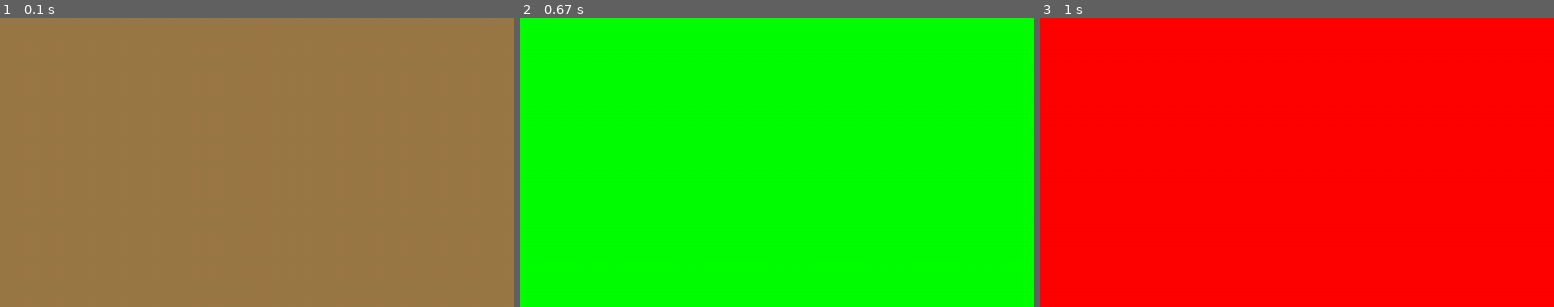
Above: before the commit, frames 1-3 (left to right).
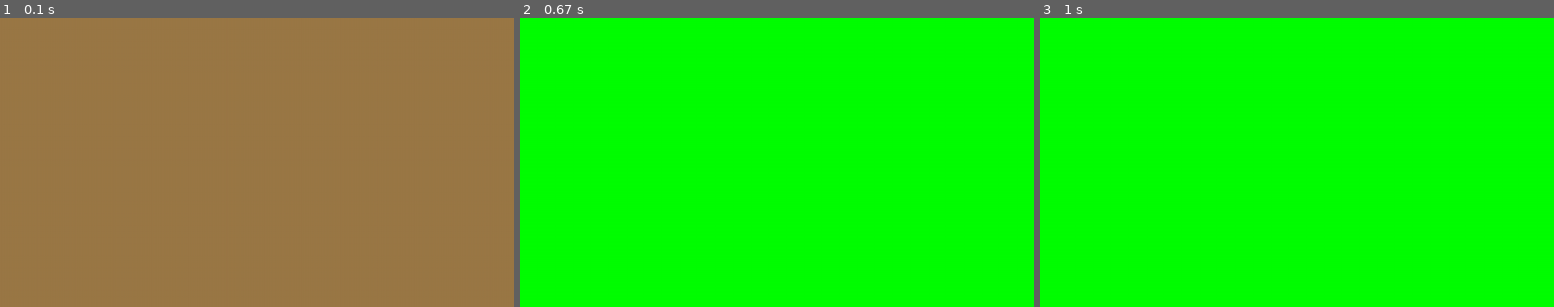
Above: after the commit, the same moments.

Repository: thibault-caron/pendu
Game: pygame game, started from main.py
Same seed, same stepped clock (60 frames per second), same inputs: the game is played once before the commit and once after it.
Inputs:
- Up to frame 1 (0.1 s): no input
- Up to frame 2 (0.67 s): tap V at 0.33 s
- Up to frame 3 (1 s): hold R from 0.67 s (still down); hold D from 0.67 s (still down)

Frames 1-2 are identical in both runs. In frame 3, 100% of the frame differs, in the area x 0-100%, y 0-100%.

Commit message:
fix: deplace fichier 'menu' + fixes

Diff:
--- /dev/null
+++ b/fonctions/menu.py
@@ -0,0 +1,45 @@
+
+from .ajouter_mot import ajouter_mot
+def menu(font, fichier_mots, choix_joueur):
+    """
+    Main function used to provide options to the user to exit or enter a new operation,
+    with or without the previous result.
+    :param: history: A dictionary of operations history.
+    :param: index: The index of the last operation in operations history.
+    :return: ∅
+    """
+    choix = choix_joueur
+
+    match choix:
+        case "1":  # Lancer une partie
+            font.render("Placeholder lance partie")
+            # Hangman().main()
+
+        case "2":  # ajouter un mot dans le dictionnaire
+            fichier = fichier_mots
+            nouveau_mot = input("Enter the new word to add: ").lower()
+            ajouter_mot(fichier, nouveau_mot)
+            menu()
+
+        case "3":  # Change la difficulté
+            # difficulte()
+            menu()
+
+        case "4":  # Affiche les scores
+            font.render("Scores:")
+            with open("scores.txt", "r") as myfile:
+                scores = myfile.read().splitlines()
+            for i, score in enumerate(scores, start=1):
+                print(f"{i}. {score}")
+
+        case "5":  # Exit the program.
+            font.render("Goodbye.\n")
+            exit()
+
+        case "h":  # Display menu again.
+            # affiche_menu()
+            menu()
+
+        case _:  # Case of a wrong input.
+            font.render("Mauvaise saisie")
+            menu()
--- a/main.py
+++ b/main.py
@@ -8,8 +8,11 @@
 """
 
 import pygame
+from pygame.locals import *
+
 from fonctions.ajouter_mot import ajouter_mot
-from pygame.locals import *
+from fonctions.menu import menu
+
 
 pygame.init()
 pygame.font.init()
@@ -37,7 +40,7 @@
 # couleur_gibet = (0, 0, 0)
 # couleur_bonhomme = (255, 253, 175)
 
-font = pygame.font.SysFont("Courier New", 32)
+police = pygame.font.SysFont("Courier New", 32)
 FPS = pygame.time.Clock()
 
 
@@ -48,18 +51,21 @@
     ecran.fill(couleur)
 
     while en_cours:
-        for event in pygame.event.get():
-            if event.type == pygame.QUIT:
+        for evenement in pygame.event.get():
+            if evenement.type == pygame.QUIT:
                 en_cours = False
 
-            if event.type == pygame.KEYDOWN:
-                if event.key == pygame.K_r:
+            if evenement.type == pygame.KEYDOWN:
+                if evenement.key == pygame.K_r:
                     couleur = ROUGE
-                elif event.key == pygame.K_v:
+                elif evenement.key == pygame.K_v:
                     couleur = VERT
+                    ecran.fill(couleur)
+                elif evenement.key == pygame.K_1:
+                    police.render("Placeholder lance partie")
 
-            ecran.fill(couleur)
         pygame.display.update()
+        FPS.tick(60)
 
     pygame.quit()
 
